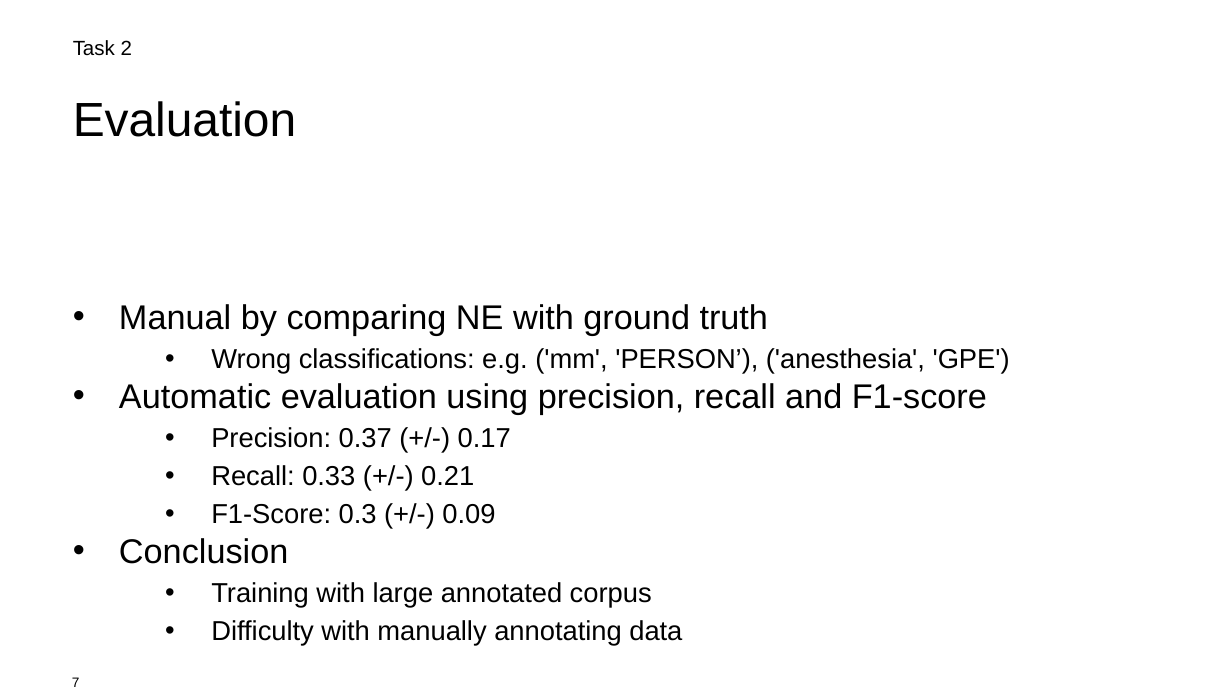
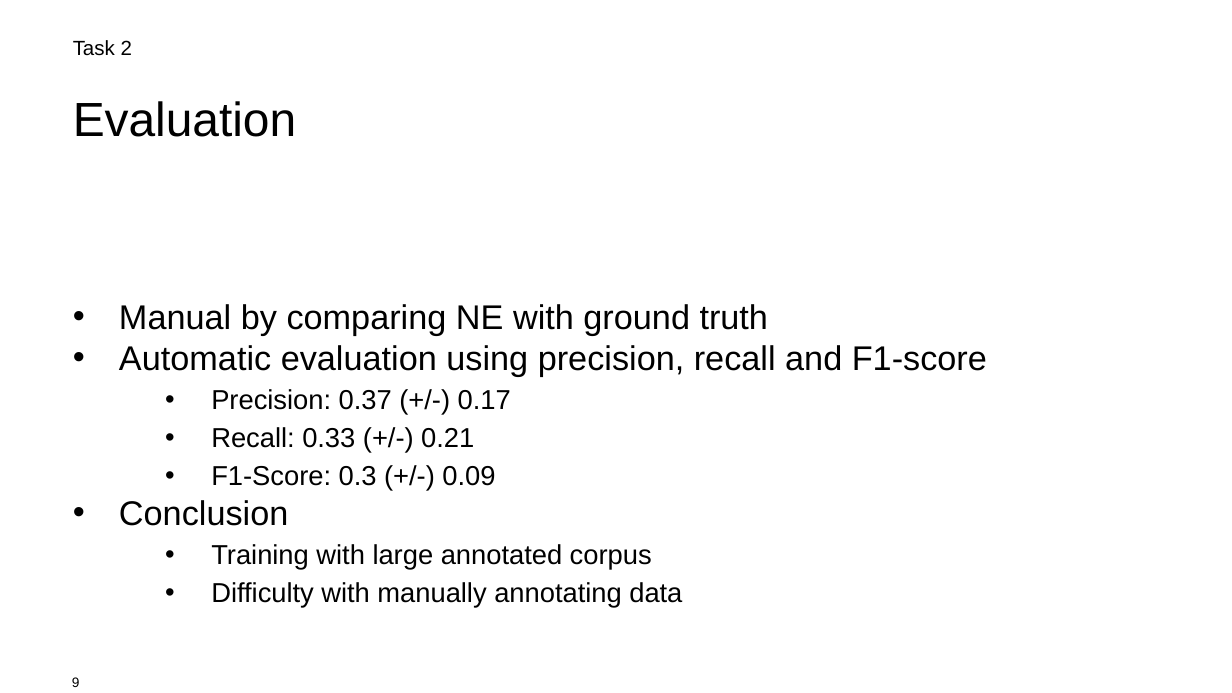
Before and after one commit to vitamys/nlp, a slide deck: slide 9 of Interim_Project_Presentation_GroupC.pptx (slide 7 before the commit). Drawn at 1232x693 pixels with LibreOffice and Linux fonts; fonts in the diff are those of the drawing; background and template pictures are left out. Boxes give left, top, right and bottom in pixels: in the first picture for what was removed or moved away, otherwise in the second. Text is boxed around its words. In the diff, an @@ line names an element or a change of style, - is before the commit and + after.

```diff
--- a/Interim_Project_Presentation_GroupC.pptx
+++ b/Interim_Project_Presentation_GroupC.pptx
@@ text at [211, 348, 1010, 374]: paragraph removed @@
-  • Wrong classifications: e.g. ('mm', 'PERSON’), ('anesthesia', 'GPE')
@@ page number at [72, 677, 80, 687]: text changed @@
-7
+9
```
Also in this commit, not shown: 1 other slide changed, 2 slides added.
